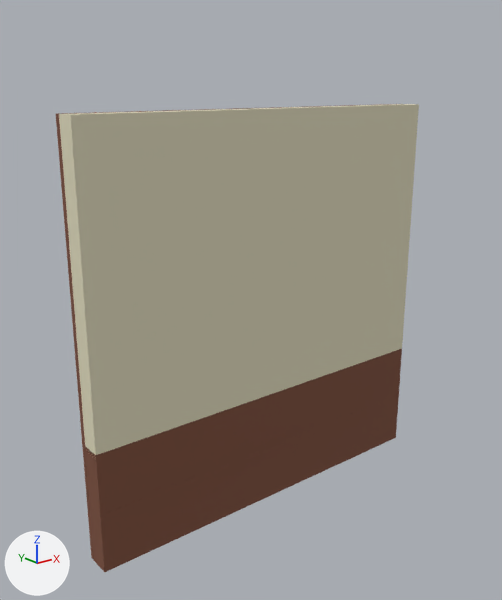
The glTF model assets/glb/single-wall-simple.glb, before and after one commit.
Rendered twice from a 50 mm camera at (-2.13, -2.52, 2.11) aimed at (-0.08, 0.04, 1.09). Arrows for +X, +Y and +Z are at lower left; the lights stay in place. Where no turn or scale is listed for an object, it has been applied to the vertices.

In view in the first picture: 'bottom-wood-panel', 'panel', 'right-wood-side', 'top-wood-panel'.
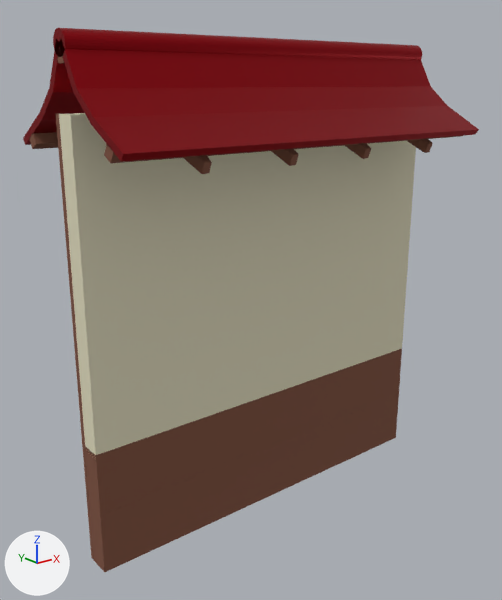
Commit message: Improve wall assets

The change, as a diff of the scene's bpy script:
```diff
--- a/assets/glb/single-wall-simple.glb.py
+++ b/assets/glb/single-wall-simple.glb.py
@@ mat_material @@
+mat_material = principled_material('Material')
+mat_material.base_color = (0.333, 0.00137, 0.00684)  # red #9c0514
+mat_material.metallic = 0.855
@@ me_cube_049 @@
+me_cube_049.from_pydata(...)  # a box spanning x -1.0..1.0, y -0.02..0.02, z -0.02..0.02
+me_cube_049.materials.append(mat_wood)  # brown #7d4f3d
@@ me_cube_047 @@
+me_cube_047.from_pydata(...)  # 16 vertices, 24 faces; spans x -1.0..1.0, y -0.7..0.03, z -0.03..0.03
+me_cube_047.materials.append(mat_wood)  # brown #7d4f3d
@@ me_cube_041 @@
+me_cube_041.from_pydata(...)  # 408 vertices, 816 faces; spans x -0.95..0.423, y -0.383..0.383, z 1.786..2.18
+me_cube_041.materials.append(mat_wood)  # brown #7d4f3d
@@ me_cylinder @@
+me_cylinder.from_pydata(...)  # 64 vertices, 124 faces; spans x -1.0..1.0, y -0.05..0.05, z -0.05..0.05
+me_cylinder.materials.append(mat_material)  # red #9c0514
@@ me_cube @@
+me_cube.from_pydata(...)  # 32 vertices, 56 faces; spans x -1.0..1.0, y -0.47..0.39, z -0.31..0.1
+me_cube.materials.append(mat_material)  # red #9c0514
@@ ob_top_frame_2 @@
+ob_top_frame_2 = bpy.data.objects.new('top-frame-2', me_cube_049)
+ob_top_frame_2.location = (0.0, -0.001, 2.205)
@@ ob_top_frame_1_001 @@
+ob_top_frame_1_001 = bpy.data.objects.new('top-frame-1.001', me_cube_047)
+ob_top_frame_1_001.location = (0.0, 0.332, 1.883)
@@ ob_roof_rib_001 @@
+ob_roof_rib_001 = bpy.data.objects.new('roof-rib.001', me_cube_041)
+ob_roof_rib_001.location = (0.292, 0.0, 0.0)
@@ ob_cylinder @@
+ob_cylinder = bpy.data.objects.new('Cylinder', me_cylinder)
+ob_cylinder.location = (0.0, 0.0, 2.25)
@@ ob_cube @@
+ob_cube = bpy.data.objects.new('Cube', me_cube)
+ob_cube.location = (0.0, 0.039, 2.169)
```

Location of each change, [x1, y1, x2, y2] in pixels of the pictures (502 x 600 px):
'Cube', added (red)
    after: [23, 40, 479, 161]
'Cylinder', added (red)
    after: [53, 28, 422, 60]
'roof-rib.001', added (brown)
    after: [184, 138, 433, 174]
'top-frame-1.001', added (brown)
    after: [29, 132, 461, 163]
'top-frame-2', added
    after: [57, 48, 64, 63]
